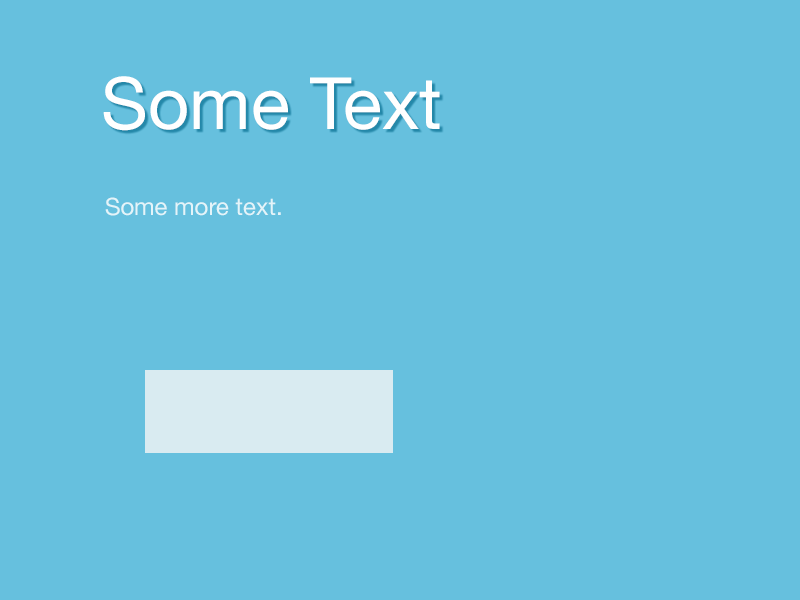
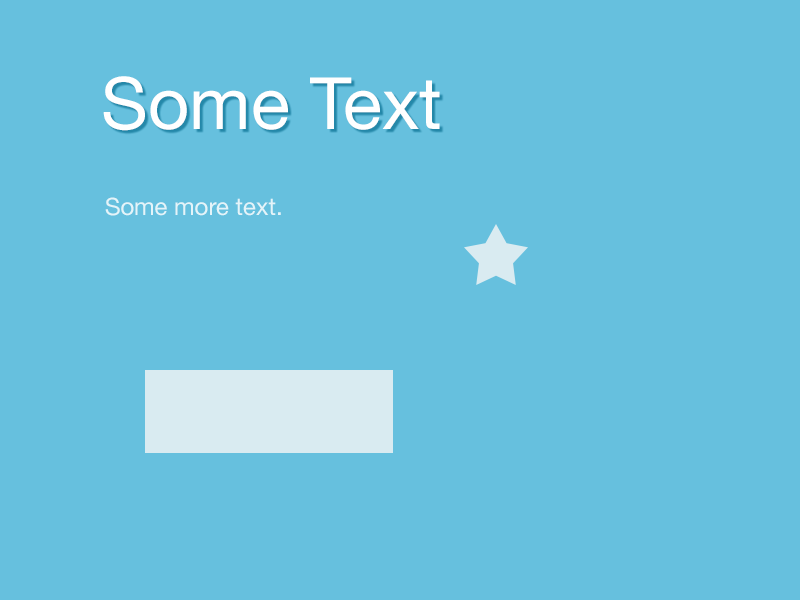
Layer changes from the first 800 x 600 image to the second:
added layer "Shape 1" above "Layer 1" over [left=464, top=224, right=528, bottom=285]
